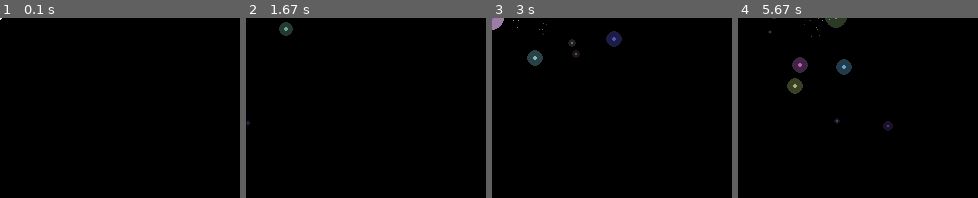
Above: before the commit, frames 1-4 (left to right).
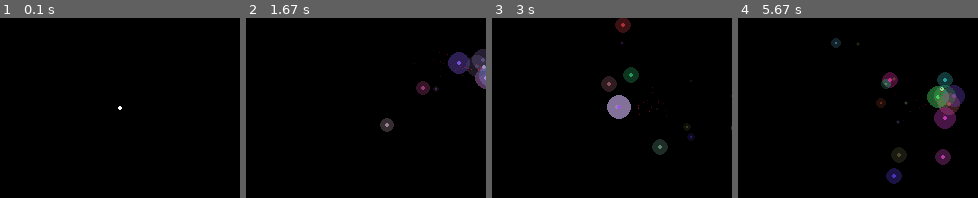
Above: after the commit, the same moments.

Repository: JerryLin1/PyGameShenanigans
Game: pygame game, started from test_game/test.py
Two runs of this game, one before a commit and one after it. Both use one fixed random seed, a clock stepped at 60 frames per second and the inputs below.
Inputs:
- Up to frame 1 (0.1 s): no input
- Up to frame 2 (1.67 s): hold D 0.33-0.8 s; hold W 0.83-1.13 s; tap Space at 0.9, 1.23, 1.53 s; hold D 1.17-1.63 s
- Up to frame 3 (3 s): hold A 1.67-2.2 s; tap Space at 1.73, 2.03, 2.3, 2.63, 2.93 s; hold S 2.23-2.53 s; hold A 2.57-2.97 s
- Up to frame 4 (5.67 s): hold W 3-3.37 s; tap Space at 3.07, 3.47, 3.77, 4.13, 4.53, 4.83, 5.03, 5.33, 5.53 s; hold D 3.4-4.03 s; hold S 4.07-4.43 s; hold A 4.47-4.93 s; hold D 4.97-5.43 s; hold W from 5.47 s (still down)

The runs differ from the first frame. In frame 1, less than 0.1% of the frame differs, in the area x 0-51%, y 0-52%; in frame 2, 3.1%; in frame 3, 4.3%; in frame 4, 7.1%, in the area x 12-95%, y 0-93%.

Commit message:
better controls, physics

Diff:
--- a/test_game/helpers.py
+++ b/test_game/helpers.py
@@ -4,10 +4,14 @@
 import pygame
 
 # https://stackoverflow.com/a/64630102
+from test_game.entity import Entity
+
+
 def draw_rect_alpha(surface, color, rect):
     shape_surf = pygame.Surface(pygame.Rect(rect).size, pygame.SRCALPHA)
     pygame.draw.rect(shape_surf, color, shape_surf.get_rect())
     surface.blit(shape_surf, rect)
+
 
 def draw_circle_alpha(surface, color, center, radius):
     target_rect = pygame.Rect(center, (0, 0)).inflate((radius * 2, radius * 2))
@@ -26,10 +30,50 @@
     surface.blit(shape_surf, target_rect)
 
 
-def random_vector2():
+def random_vector2() -> pygame.Vector2:
+    """
+    Generates a normalized Vector2 pointing in a random direction
+    :return: Randomized Vector2 with length 1
+    """
     angle = random.uniform(0, math.pi * 2)
     vector = pygame.Vector2(math.cos(angle), math.sin(angle))
     return vector
+
+
+def copy_vector2(vector: pygame.Vector2) -> pygame.Vector2:
+    """
+    Returns a copy of the Vector2
+    :param vector: Vector2 to be copied
+    :return: New Vector2 with same values
+    """
+    return pygame.Vector2(vector.x, vector.y)
+
+
+def kill(entity: Entity):
+    """
+    Kills the entity to be removed from the global entities array
+    :param entity: The entity to be killed
+    """
+    entity.killed = True
+
+
+def get_random_color(rmin=0, rmax=255,
+                     gmin=0, gmax=255,
+                     bmin=0, bmax=255):
+    """
+    Returns a random color using RGB values
+    :param rmin: Min red value
+    :param rmax: Max red value
+    :param gmin: Min green value
+    :param gmax: Max green value
+    :param bmin: Min blue value
+    :param bmax: Max blue value
+    :return: A tuple representing the random color
+    """
+    r = random.randint(rmin, rmax)
+    g = random.randint(gmin, gmax)
+    b = random.randint(bmin, bmax)
+    return r, g, b
 
 
 class Timer:
--- a/test_game/particles.py
+++ b/test_game/particles.py
@@ -10,9 +10,11 @@
 
 
 class Particle(Entity):
+    SCALE_ALPHA_LIFETIME = 0
+    SCALE_SIZE_LIFETIME = 1
     def __init__(self, position: Vector2, color: Color = (255, 255, 255),
                  lifespan: float = 5000, vel: Vector2 = Vector2(0, 0),
-                 accel: Vector2 = Vector2(0, 0), lights=[]):
+                 accel: Vector2 = Vector2(0, 0), lights=[], flags=[]):
         Entity.__init__(self)
         self.position = position
         self.lifespan = lifespan
@@ -21,8 +23,10 @@
         self.vel = vel
         self.accel = accel
         self.current_life = 0
+        self.flags = flags
 
     def tick(self, tick_time: float, surface):
+        # print(self.flags)
         lf = (1 - self.current_life / self.lifespan)
         if lf < 0:
             lf = 0
@@ -30,41 +34,56 @@
         self.draw_light(surface, lf)
         self.vel += self.accel * tick_time / 1000
         self.position += self.vel
-        if self.lifespan>=0:
+        if self.lifespan >= 0:
             self.current_life += tick_time
             if self.current_life >= self.lifespan:
                 self.killed = True
 
-
-
     def draw(self, surface, lf):
-        ucol = self.color + (255 * lf,)
+        if Particle.SCALE_ALPHA_LIFETIME in self.flags:
+            ucol = self.color + (255 * lf,)
+        else:
+            ucol = self.color
         upos = (round(self.position[0] - 1), round(self.position[1] - 1))
         draw_rect_alpha(surface, ucol, upos + (1, 1))
 
     def draw_light(self, surface, lf):
         for light in self.lights:
-            urad = lf * light
-            ucol_light = self.color + (100 * lf,)
-            draw_circle_alpha(surface, ucol_light, self.position, urad * 6)
+            if Particle.SCALE_SIZE_LIFETIME in self.flags:
+                urad = lf * self.radius
+            else:
+                urad = self.radius
+            if Particle.SCALE_ALPHA_LIFETIME in self.flags:
+                ucol = self.color + (100 * lf,)
+            else:
+                ucol = self.color + (100,)
+            draw_circle_alpha(surface, ucol, self.position, urad * 6)
 
 
 class ParticleCircle(Particle):
     def __init__(self, position: Vector2, color: Color = (255, 255, 255),
                  lifespan: float = 5000, vel: Vector2 = Vector2(0, 0),
-                 accel: Vector2 = Vector2(0, 0), lights=[], radius: float = 2):
+                 accel: Vector2 = Vector2(0, 0), lights=[], flags=[],
+                 radius: float = 2):
         Particle.__init__(self=self,
                           position=position,
                           lifespan=lifespan,
                           color=color,
                           vel=vel,
                           accel=accel,
-                          lights=lights)
+                          lights=lights,
+                          flags=flags)
         self.radius = radius
 
     def draw(self, surface, lf):
-        urad = math.ceil(lf * self.radius)
-        ucol = self.color + (255 * lf,)
+        if Particle.SCALE_SIZE_LIFETIME in self.flags:
+            urad = math.ceil(lf * self.radius)
+        else:
+            urad = self.radius
+        if Particle.SCALE_ALPHA_LIFETIME in self.flags:
+            ucol = self.color + (255 * lf,)
+        else:
+            ucol = self.color
         draw_circle_alpha(surface=surface,
                           color=ucol,
                           center=self.position,
--- a/test_game/player.py
+++ b/test_game/player.py
@@ -5,7 +5,8 @@
 from pygame import Vector2
 
 from init import entities, init_entity
-from test_game.helpers import draw_circle_alpha
+from test_game.helpers import draw_circle_alpha, kill, copy_vector2, \
+    get_random_color
 from test_game.entity import Entity
 from test_game.helpers import random_vector2, Timer
 from test_game.particles import Particle, ParticleCircle
@@ -17,20 +18,35 @@
         Unit.__init__(self, position)
         self.keys = pygame.key.get_pressed()
         self.prev_keys = self.keys
-        self.speed = 3
+        self.speed = 2
         self.timers = {
             "trail": Timer(10, self.trail_particle)
         }
 
     def tick(self, tick_time: float, surface):
         self.keys = pygame.key.get_pressed()
-        self.position[0] += (self.key_down(pygame.K_d) - self.key_down(
-            pygame.K_a)) * self.speed * tick_time / 20
-        self.position[1] += (self.key_down(pygame.K_s) - self.key_down(
-            pygame.K_w)) * self.speed * tick_time / 20
+
+        # If moving
+        if (self.key_down(pygame.K_d)
+                or self.key_down(pygame.K_a)
+                or self.key_down(pygame.K_s)
+                or self.key_down(pygame.K_w)):
+            self.accel[0] = (self.key_down(pygame.K_d) - self.key_down(
+                pygame.K_a)) * self.speed * tick_time
+            self.accel[1] = (self.key_down(pygame.K_s) - self.key_down(
+                pygame.K_w)) * self.speed * tick_time
+            self.timers["trail"].is_active = True
+
+        # If not moving
+        else:
+            self.accel = Vector2(0, 0)
+            self.timers["trail"].is_active = False
+            if self.vel.magnitude() < 0.1:
+                self.vel = pygame.Vector2(0, 0)
 
         if self.key_up(pygame.K_SPACE):
-            burst_particles(self.position)
+            # kill(self)
+            burst_particles(self.position, 5)
 
         self.prev_keys = self.keys
         Unit.tick(self, tick_time, surface)
@@ -39,10 +55,13 @@
         for i in range(number):
             vector = random_vector2()
             vector *= random.uniform(0, 1)
-            init_entity(Particle(position=self.position,
-                                 color=(255, 255, 255),
+            init_entity(Particle(position=copy_vector2(self.position),
+                                 color=get_random_color(100,255,0,50,0,50),
                                  lifespan=500,
-                                 vel=vector))
+                                 vel=vector,
+                                 flags=[
+                                     Particle.SCALE_ALPHA_LIFETIME
+                                 ]))
 
     def draw(self, surface):
         draw_circle_alpha(surface, (255, 255, 255), self.position, 2)
@@ -64,16 +83,14 @@
         angle = random.uniform(0, math.pi * 2)
         vector = Vector2(math.cos(angle), math.sin(angle))
         vector *= random.uniform(0, force)
+        flags = [
+            Particle.SCALE_SIZE_LIFETIME,
+            Particle.SCALE_ALPHA_LIFETIME
+        ]
         init_entity(ParticleCircle(position=(x, y),
-                                   color=get_random_color(),
+                                   color=get_random_color(50,255,50,255,50,255),
                                    lifespan=1000,
                                    vel=vector,
                                    # accel=Vector2(0, 10),
-                                   lights=[2]))
-
-
-def get_random_color():
-    r = random.randint(100, 255)
-    g = random.randint(100, 255)
-    b = random.randint(100, 255)
-    return (r, g, b)
+                                   lights=[2],
+                                   flags=flags))
--- a/test_game/test.py
+++ b/test_game/test.py
@@ -16,7 +16,7 @@
 
     running = True
 
-    player = Player([0, 0])
+    player = Player([WIDTH//2, HEIGHT//2])
     init_entity(player)
     # main loop
     while running:
--- a/test_game/unit.py
+++ b/test_game/unit.py
@@ -2,15 +2,28 @@
 
 from test_game.entity import Entity
 
-
+# Active game objects with basic physics
 class Unit(Entity):
     def __init__(self, position):
         Entity.__init__(self)
         self.speed = 3
         self.position = position
         self.timers = {}
+        self.accel = pygame.Vector2(0, 0)
+        self.vel = pygame.Vector2(0, 0)
+        self.friction = 0.8
 
     def tick(self, tick_time: float, surface):
+        # Physics
+        self.vel += self.accel * tick_time / 1000
+        # "friction"
+        self.vel *= self.friction
+        if self.accel == pygame.Vector2(0, 0):
+            # Prevent floating point weirdness
+            if self.vel.magnitude() < 0.1:
+                self.vel = pygame.Vector2(0, 0)
+        self.position += self.vel
+
         self.draw(surface)
         for timer in self.timers.values():
             timer.tick(tick_time)
